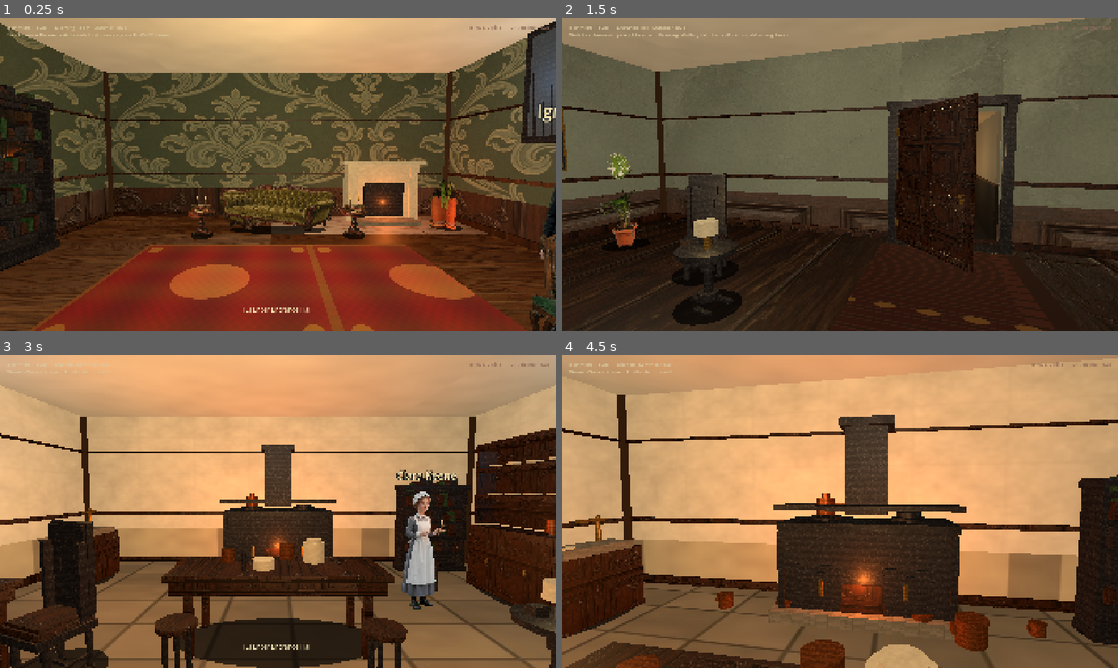
Above: before the commit, frames 1-4 (two rows, left to right).
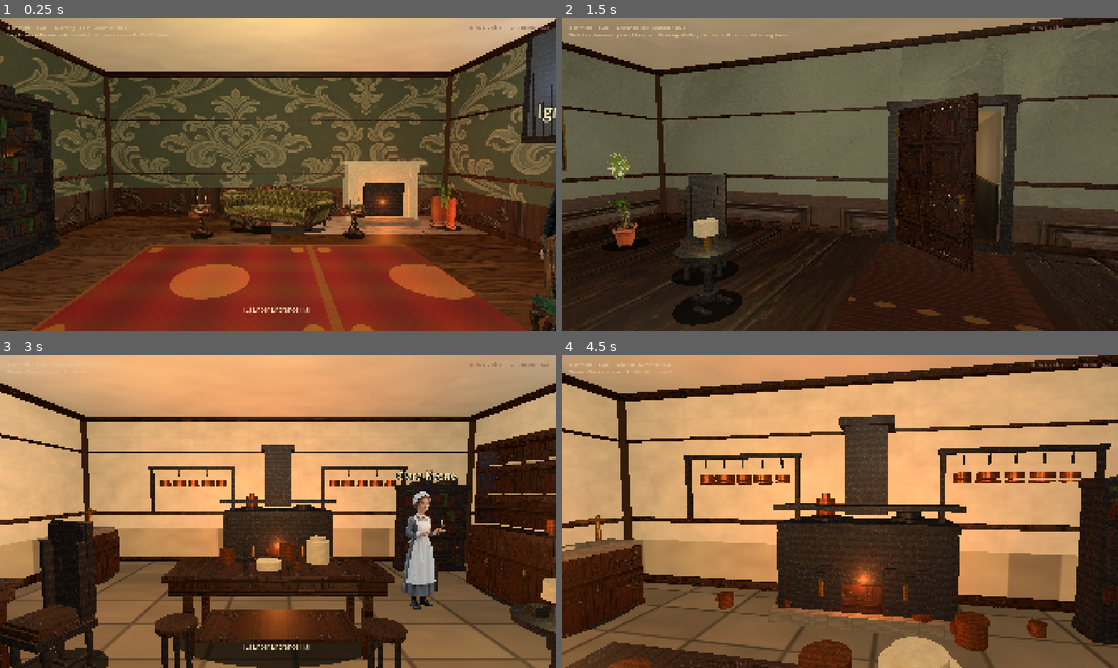
Above: after the commit, the same moments.

Repository: drakewing-eng/aetheric-engine
Game: Godot game, scene res://scenes/fps_main.tscn
Two runs of this game, one before a commit and one after it. Both use one fixed random seed, a clock stepped at 60 frames per second and the inputs below.
Inputs (mouse positions are in pixels of both pictures, inside the frame that each line leads up to):
- Up to frame 1 (0.25 s): no input
- Up to frame 2 (1.5 s): tap Enter at 0.5 s; move the mouse to (867, 174) at 0.52 s; hold E (interact) 0.53-1.28 s; hold W (move_forward) from 0.53 s (still down); click (867, 174) at 0.67 s; move the mouse to (812, 174) at 1.27 s; tap E (interact) at 1.35 s
- Up to frame 3 (3 s): keep holding W (move_forward); tap E (interact) at 2, 2.85 s; move the mouse to (289, 505) at 2.02 s; hold E (interact) 2.03-2.78 s; move the mouse to (272, 517) at 2.77 s; click (272, 517) at 2.92 s
- Up to frame 4 (4.5 s): keep holding W (move_forward); move the mouse to (878, 514) at 3.52 s; hold E (interact) 3.53-4.28 s; move the mouse to (795, 508) at 4.27 s; tap E (interact) at 4.35 s

The runs differ from the first frame. In frame 1, 2.1% of the frame differs, in the area x 0-100%, y 0-67%; in frame 2, 2.5%; in frame 3, 5.4%; in frame 4, 7.0%, in the area x 0-100%, y 0-100%.

Commit message:
visual loop 5: plant black cleanup, workbench light tops, kitchen pot racks, crown moulding, prep detail

Diff:
--- a/aetheric-engine-godot/scripts/fps_props.gd
+++ b/aetheric-engine-godot/scripts/fps_props.gd
@@ -106,6 +106,8 @@
 			node = _make_stool(prop)
 		"copper_pot":
 			node = _make_copper_pot(prop)
+		"pot_rack":
+			node = _make_pot_rack(prop)
 		"chalk_board":
 			node = _make_chalk_board(prop)
 		"billboard_prop":
@@ -521,20 +523,40 @@
 	var root := Node3D.new()
 	root.name = "PrepTable"
 	var width: float = prop.get("width", 1.8)
-	_add_box(root, Vector3(0, 0.82, 0), Vector3(width, 0.06, 0.85), OAK.lightened(0.1), true, 0.65)
+	_add_box(root, Vector3(0, 0.82, 0), Vector3(width, 0.06, 0.85), OAK.lightened(0.15), true, 0.65)
 	_add_box(root, Vector3(0, 0.72, 0), Vector3(width - 0.1, 0.12, 0.78), OAK, false, 0.55)
 	for lx in [-width * 0.4, width * 0.4]:
 		for lz in [-0.32, 0.32]:
 			_add_box(root, Vector3(lx, 0.4, lz), Vector3(0.08, 0.78, 0.08), OAK.darkened(0.1), true, 0.5)
-	# Flour sack (soft cylinder, not white cube), bowl, board, copper, rolling pin
-	_add_cylinder(root, Vector3(-0.4, 0.98, 0.1), 0.12, 0.22, CREAM.darkened(0.12), false, 0.9)
-	_add_cylinder(root, Vector3(-0.4, 1.1, 0.1), 0.08, 0.06, CREAM.darkened(0.2), false, 0.9)
-	_add_cylinder(root, Vector3(0.15, 0.9, -0.1), 0.12, 0.1, CREAM, false)
-	_add_box(root, Vector3(0.45, 0.88, 0.15), Vector3(0.3, 0.02, 0.18), MAHOGANY, false)
-	_add_cylinder(root, Vector3(-0.1, 0.95, 0.25), 0.09, 0.16, COPPER, false, 0.35, true)
-	_add_cylinder(root, Vector3(0.35, 0.9, -0.2), 0.025, 0.28, MAHOGANY_DARK, false, 0.55)
-	_add_cylinder(root, Vector3(0.55, 0.95, 0.05), 0.07, 0.14, COPPER.darkened(0.1), false, 0.35, true)
+	# Stretchers
+	_add_box(root, Vector3(0, 0.18, 0), Vector3(width * 0.75, 0.04, 0.7), OAK.darkened(0.08), false, 0.55)
+	# Flour sack, crocks, board, copper, rolling pin, knife, onions
+	_add_cylinder(root, Vector3(-0.45, 0.98, 0.12), 0.13, 0.24, CREAM.darkened(0.1), false, 0.92)
+	_add_cylinder(root, Vector3(-0.45, 1.12, 0.12), 0.09, 0.05, CREAM.darkened(0.18), false, 0.9)
+	_add_cylinder(root, Vector3(0.1, 0.9, -0.15), 0.13, 0.08, CREAM, false, 0.85)
+	_add_box(root, Vector3(0.42, 0.875, 0.12), Vector3(0.32, 0.02, 0.2), MAHOGANY, false, 0.55)
+	_add_box(root, Vector3(0.5, 0.89, 0.12), Vector3(0.22, 0.015, 0.04), IRON, false, 0.4)
+	_add_cylinder(root, Vector3(-0.12, 0.95, 0.22), 0.1, 0.18, COPPER, false, 0.35, true)
+	_add_cylinder(root, Vector3(0.32, 0.9, -0.22), 0.025, 0.3, MAHOGANY_DARK, false, 0.55)
+	_add_cylinder(root, Vector3(0.55, 0.95, 0.0), 0.08, 0.16, COPPER.darkened(0.08), false, 0.35, true)
+	_add_cylinder(root, Vector3(-0.2, 0.9, -0.2), 0.04, 0.06, Color(0.55, 0.35, 0.15), false, 0.8)
+	_add_cylinder(root, Vector3(-0.12, 0.9, -0.22), 0.035, 0.05, Color(0.5, 0.32, 0.12), false, 0.8)
 	_add_contact_shadow(root, width * 0.5, 0.5)
+	return root
+
+
+static func _make_pot_rack(_prop: Dictionary) -> Node3D:
+	## Ceiling/wall copper pan rail — kitchen silhouette above empty plaster.
+	var root := Node3D.new()
+	root.name = "PotRack"
+	_add_box(root, Vector3(0, 2.15, 0), Vector3(1.8, 0.06, 0.1), MAHOGANY_DARK, true, 0.5)
+	_add_box(root, Vector3(-0.85, 1.7, 0), Vector3(0.06, 0.9, 0.06), MAHOGANY, true, 0.5)
+	_add_box(root, Vector3(0.85, 1.7, 0), Vector3(0.06, 0.9, 0.06), MAHOGANY, true, 0.5)
+	for i in 5:
+		var x := -0.6 + i * 0.3
+		_add_cylinder(root, Vector3(x, 2.05, 0.05), 0.012, 0.12, IRON, false, 0.4)
+		_add_cylinder(root, Vector3(x, 1.85, 0.08), 0.1 + (i % 2) * 0.03, 0.08, COPPER, false, 0.35, true)
+		_add_cylinder(root, Vector3(x, 1.78, 0.08), 0.11 + (i % 2) * 0.03, 0.03, COPPER.lightened(0.08), false, 0.35, true)
 	return root
 
 static func _make_copper_pot(prop: Dictionary) -> Node3D:
@@ -549,19 +571,29 @@
 # ─── Workshop ────────────────────────────────────────────────────────────────
 
 static func _make_workbench(prop: Dictionary) -> Node3D:
+	## Scrubbed oak top (reads lighter than dark legs) + cluttered tools.
 	var root := Node3D.new()
 	root.name = "Workbench"
 	var width: float = prop.get("width", 2.8)
-	_add_box(root, Vector3(0, 0.86, 0), Vector3(width, 0.07, 0.95), MAHOGANY_DARK, true, 0.45)
+	# Light work surface — was all mahogany-dark and read as black slabs
+	_add_box(root, Vector3(0, 0.86, 0), Vector3(width, 0.08, 0.95), OAK.lightened(0.08), true, 0.55)
+	_add_box(root, Vector3(0, 0.8, 0), Vector3(width - 0.05, 0.05, 0.9), OAK, false, 0.5)
 	for lx in [-width * 0.38, width * 0.38]:
-		_add_box(root, Vector3(lx, 0.42, 0), Vector3(0.1, 0.84, 0.85), MAHOGANY, true, 0.5)
-	_add_box(root, Vector3(0, 0.42, 0), Vector3(width * 0.7, 0.08, 0.8), MAHOGANY, false, 0.5)
-	# Tools / gauges / paper
-	_add_box(root, Vector3(-0.4, 0.92, 0.15), Vector3(0.35, 0.04, 0.25), BRASS, false, 0.3)
-	_add_box(root, Vector3(0.3, 0.91, -0.1), Vector3(0.4, 0.03, 0.3), PAPER, false)
-	_add_cylinder(root, Vector3(0.6, 0.95, 0.1), 0.06, 0.18, BRASS, false, 0.3, true)
-	_add_cylinder(root, Vector3(-0.7, 0.95, -0.15), 0.05, 0.14, COPPER, false, 0.35, true)
-	_add_box(root, Vector3(0.0, 0.93, 0.25), Vector3(0.5, 0.02, 0.08), IRON, false, 0.4)
+		_add_box(root, Vector3(lx, 0.4, 0), Vector3(0.1, 0.8, 0.85), MAHOGANY, true, 0.5)
+	_add_box(root, Vector3(0, 0.38, 0), Vector3(width * 0.72, 0.08, 0.78), MAHOGANY_DARK, false, 0.5)
+	# Lower shelf with drawers suggestion
+	_add_box(root, Vector3(-width * 0.2, 0.35, 0.35), Vector3(width * 0.28, 0.22, 0.12), MAHOGANY, false, 0.48)
+	_add_box(root, Vector3(width * 0.2, 0.35, 0.35), Vector3(width * 0.28, 0.22, 0.12), MAHOGANY, false, 0.48)
+	_add_cylinder(root, Vector3(-width * 0.2, 0.35, 0.42), 0.02, 0.06, BRASS, false, 0.3, true)
+	_add_cylinder(root, Vector3(width * 0.2, 0.35, 0.42), 0.02, 0.06, BRASS, false, 0.3, true)
+	# Tools / gauges / paper / wrench
+	_add_box(root, Vector3(-0.4, 0.93, 0.15), Vector3(0.35, 0.04, 0.25), BRASS, false, 0.3)
+	_add_box(root, Vector3(0.3, 0.92, -0.1), Vector3(0.4, 0.03, 0.3), PAPER, false)
+	_add_box(root, Vector3(0.35, 0.94, -0.08), Vector3(0.28, 0.01, 0.2), PAPER.darkened(0.08), false)
+	_add_cylinder(root, Vector3(0.6, 0.97, 0.1), 0.06, 0.18, BRASS, false, 0.3, true)
+	_add_cylinder(root, Vector3(-0.7, 0.97, -0.15), 0.05, 0.14, COPPER, false, 0.35, true)
+	_add_box(root, Vector3(0.0, 0.94, 0.25), Vector3(0.55, 0.03, 0.08), IRON, false, 0.4)
+	_add_box(root, Vector3(-0.15, 0.95, 0.3), Vector3(0.08, 0.04, 0.22), IRON.lightened(0.1), false, 0.4)
 	_add_contact_shadow(root, width * 0.5, 0.55)
 	return root
 
@@ -1086,7 +1118,8 @@
 	else:
 		mat.albedo_color = MAHOGANY
 	mat.transparency = BaseMaterial3D.TRANSPARENCY_ALPHA_SCISSOR
-	mat.alpha_scissor_threshold = 0.45
+	# Higher threshold kills dark rembg fringe on plant cutouts
+	mat.alpha_scissor_threshold = 0.55 if (face_camera or cross_planes) else 0.45
 	mat.cull_mode = BaseMaterial3D.CULL_DISABLED
 	mat.shading_mode = BaseMaterial3D.SHADING_MODE_PER_PIXEL
 	mat.texture_filter = BaseMaterial3D.TEXTURE_FILTER_LINEAR_WITH_MIPMAPS
--- a/aetheric-engine-godot/scripts/fps_room_builder.gd
+++ b/aetheric-engine-godot/scripts/fps_room_builder.gd
@@ -37,7 +37,7 @@
 		_add_victorian_facade("West", 90.0, d, h, paper, wainscot, backing, doors, w, d)
 		_add_victorian_facade("East", -90.0, d, h, paper, wainscot, backing, doors, w, d)
 		_add_victorian_facade("South", 180.0, w, h, paper, wainscot, backing, doors, w, d)
-		_add_skirting(w, d)
+		_add_skirting(w, d, h)
 		for door in doors:
 			_add_door_portal(door, w, d, h)
 	else:
@@ -71,7 +71,7 @@
 	for door in doors:
 		_add_door_trigger(door, w, d)
 
-func _add_skirting(w: float, d: float) -> void:
+func _add_skirting(w: float, d: float, room_h: float = 3.5) -> void:
 	## Period baseboard — thick enough to mask floor/wall join shimmer.
 	var board_h := 0.14
 	var thick := 0.055
@@ -102,13 +102,13 @@
 		mi.material_override = mat
 		mi.position = boards[i][0]
 		add_child(mi)
-	# Picture rail on all four walls (period hang-line, also stabilizes upper wall)
+	# Picture rail (period hang-line) + ceiling crown moulding
 	var crown_y := 2.55
 	var rails := [
-		[Vector3(0, crown_y, -half_d), Vector3(w - 0.25, 0.045, 0.035), 0.0],
-		[Vector3(0, crown_y, half_d), Vector3(w - 0.25, 0.045, 0.035), 0.0],
-		[Vector3(-half_w, crown_y, 0), Vector3(0.035, 0.045, d - 0.25), 0.0],
-		[Vector3(half_w, crown_y, 0), Vector3(0.035, 0.045, d - 0.25), 0.0],
+		[Vector3(0, crown_y, -half_d), Vector3(w - 0.25, 0.045, 0.035)],
+		[Vector3(0, crown_y, half_d), Vector3(w - 0.25, 0.045, 0.035)],
+		[Vector3(-half_w, crown_y, 0), Vector3(0.035, 0.045, d - 0.25)],
+		[Vector3(half_w, crown_y, 0), Vector3(0.035, 0.045, d - 0.25)],
 	]
 	for i in rails.size():
 		var cmi := MeshInstance3D.new()
@@ -126,6 +126,30 @@
 		cmi.material_override = cmat
 		cmi.position = rails[i][0]
 		add_child(cmi)
+	# Crown moulding just under ceiling (breaks blank ceiling/wall join)
+	var mould_y := room_h - 0.1
+	var moulds := [
+		[Vector3(0, mould_y, -half_d + 0.04), Vector3(w - 0.1, 0.1, 0.12)],
+		[Vector3(0, mould_y, half_d - 0.04), Vector3(w - 0.1, 0.1, 0.12)],
+		[Vector3(-half_w + 0.04, mould_y, 0), Vector3(0.12, 0.1, d - 0.1)],
+		[Vector3(half_w - 0.04, mould_y, 0), Vector3(0.12, 0.1, d - 0.1)],
+	]
+	for i in moulds.size():
+		var mmi := MeshInstance3D.new()
+		mmi.name = "CrownMould_%d" % i
+		var mm := BoxMesh.new()
+		mm.size = moulds[i][1]
+		mmi.mesh = mm
+		var mmat := StandardMaterial3D.new()
+		mmat.roughness = 0.55
+		if wood_tex:
+			mmat.albedo_texture = wood_tex
+			mmat.albedo_color = Color(0.72, 0.6, 0.48)
+		else:
+			mmat.albedo_color = Color(0.2, 0.12, 0.07)
+		mmi.material_override = mmat
+		mmi.position = moulds[i][0]
+		add_child(mmi)
 
 
 func _add_wall_lamp(
--- a/aetheric-engine-godot/scripts/fps_rooms.gd
+++ b/aetheric-engine-godot/scripts/fps_rooms.gd
@@ -589,6 +589,9 @@
 			{"kind": "crate", "pos": [3.4, 0.0, -0.5], "scale": 0.65},
 			{"kind": "stool", "pos": [-2.5, 0.0, 2.0], "yaw": 40.0},
 			{"kind": "side_table", "pos": [1.5, 0.0, -2.5], "yaw": 0.0},
+			# Hanging copper rail over empty north plaster
+			{"kind": "pot_rack", "pos": [-1.8, 0.0, 3.35], "yaw": 0.0},
+			{"kind": "pot_rack", "pos": [1.8, 0.0, 3.35], "yaw": 0.0},
 		],
 		"doors": [
 			{
Binary file changed: aetheric-engine-godot/assets/props/plants/plant_fern.png
Binary file changed: aetheric-engine-godot/assets/props/plants/plant_palm.png
